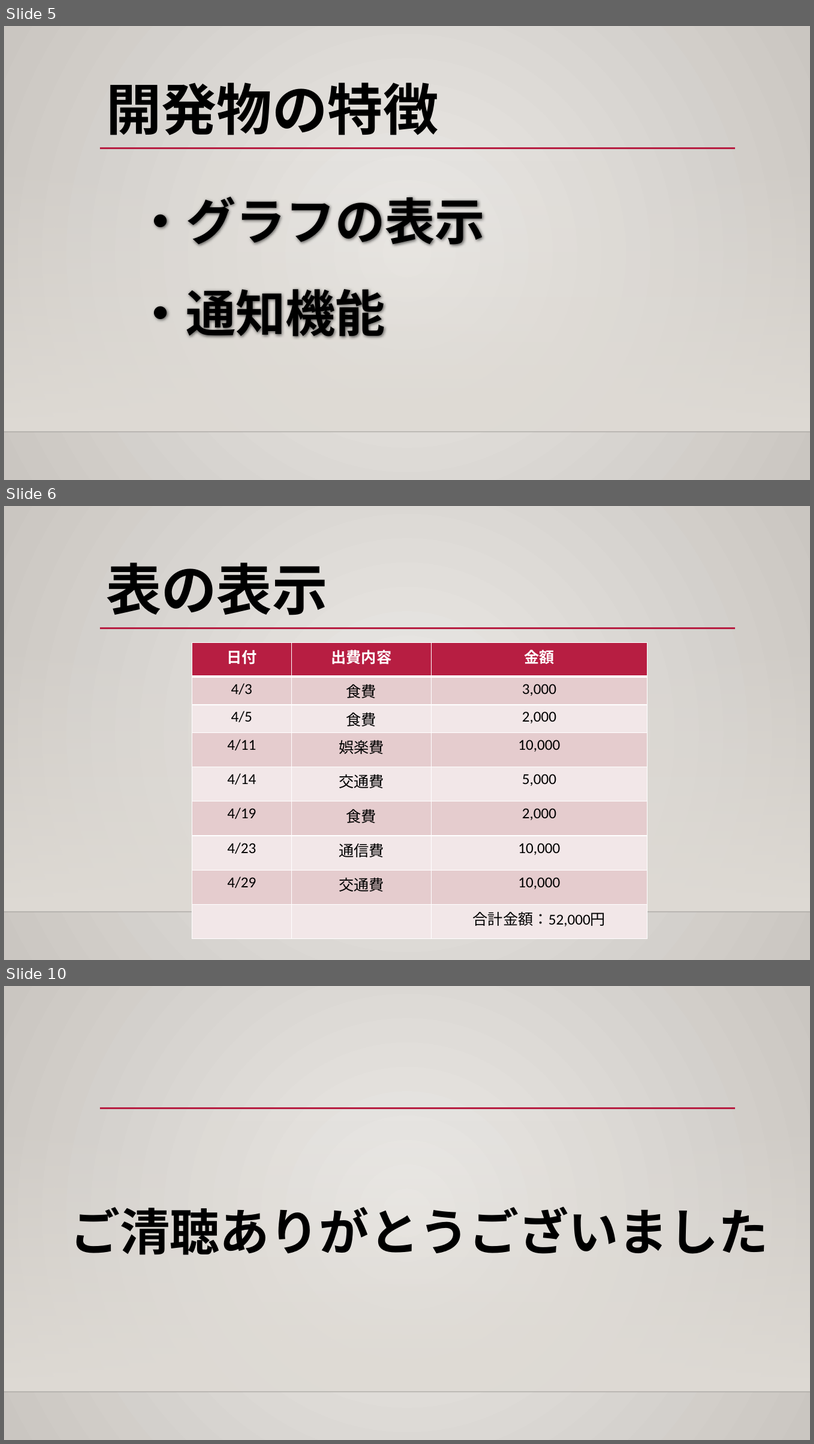
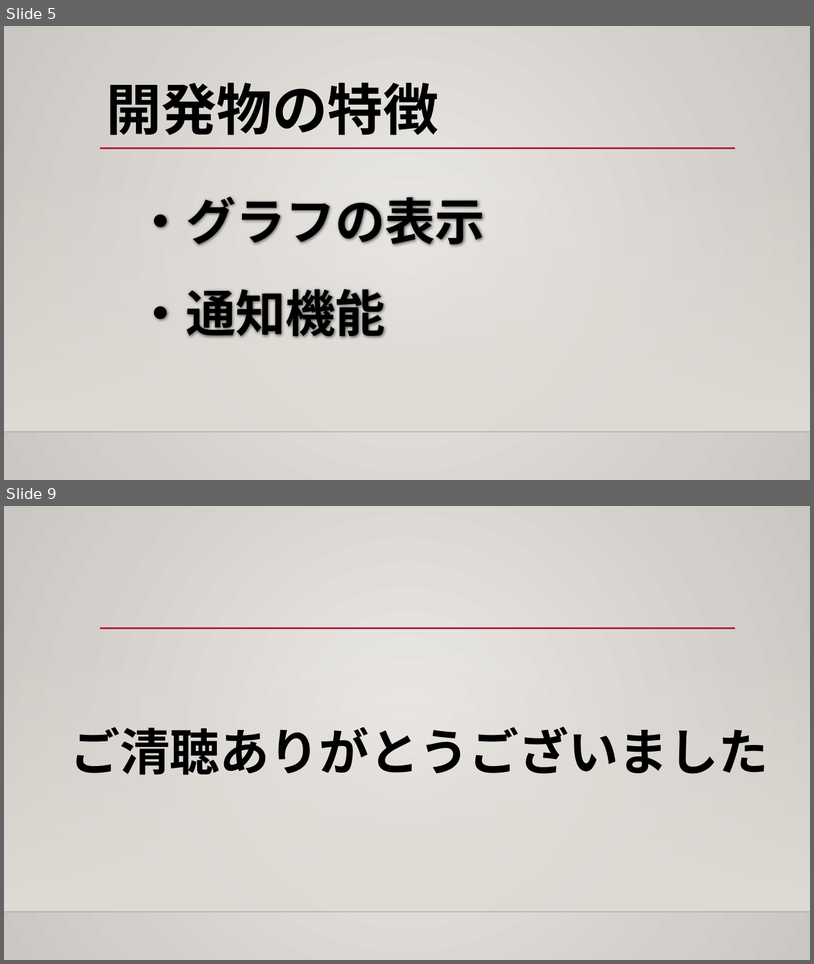
Before and after one commit to ShunjiYamamoto/groupA, a slide deck: 9.発表資料/グループディスカッション_グループA.pptx. Shown one above the other, each under a label of ours: slides 5, 6 and 10 before the commit, slides 5 and 9 after it; the slides between them are not shown. The pictures are 814x1444 and 814x964 pixels, drawn with LibreOffice and Linux fonts; fonts in the diff are those of the drawing; background and template pictures are left out. Boxes give left, top, right and bottom in pixels: in the first picture for what was removed or moved away, otherwise in the second. Text is boxed around its words. In the diff, an @@ line names an element or a change of style, - is before the commit and + after.

```diff
--- a/9.発表資料/グループディスカッション_グループA.pptx
+++ b/9.発表資料/グループディスカッション_グループA.pptx
@@ slide 6 removed at box(4, 506, 810, 960), background gradient #ECEAE7 to #CAC7C1; not listed: 3 template elements that a slide beside it also shows @@
@@ title removed at box(106, 562, 328, 615) @@
-表の表示
@@ table removed at box(192, 642, 648, 936), 9 rows, 3 columns @@
-日付 | 出費内容 | 金額
-4/3 | 食費 | 3,000
-4/5 | 食費 | 2,000
-4/11 | 娯楽費 | 10,000
-4/14 | 交通費 | 5,000
-4/19 | 食費 | 2,000
-4/23 | 通信費 | 10,000
-4/29 | 交通費 | 10,000
- |  | 合計金額：52,000円
@@ what was slide 10 is now slide 9 @@
```
Also in this commit, not shown: 1 slide changed, 2 slides added, 4 other slides removed, 1 other file.
